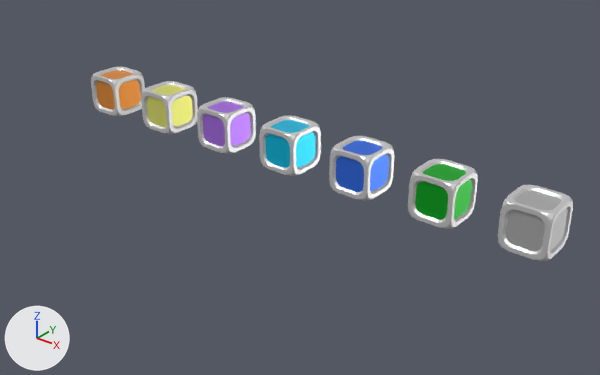
What one commit did to the FBX model Assets/_Visual/Models/Crates.fbx.
Both versions are drawn from a camera (50 mm lens) standing at (5.23, -13.67, 7.48) and looking at (-5.16, -0.69, -0.57). The axes (+X, +Y, +Z) are drawn at lower left. The lights are the same throughout.

In view in the first picture: 'advancedCrate', 'industrialCrate', 'legendaryCrate', 'masteryCrate', 'rareCrate', 'regularCrate', 'uniqueCrate'.
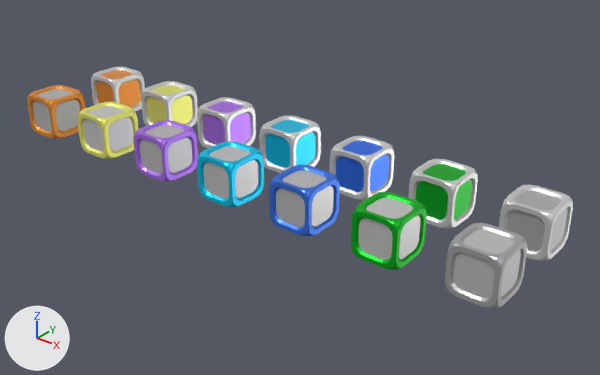
Where the change shows, as pixel boxes [x1, y1, x2, y2] in the pictures (600 x 375 px):
'regularCrate_frame', added
    after: [445, 223, 527, 309]
'advancedCrate_frame', added
    after: [351, 192, 427, 270]
'industrialCrate_frame', added
    after: [269, 165, 340, 236]
'rareCrate_frame', added
    after: [197, 141, 264, 207]
'masteryCrate_frame', added
    after: [134, 120, 198, 182]
'uniqueCrate_frame', added
    after: [78, 102, 139, 159]
'legendaryCrate_frame', added
    after: [27, 85, 85, 139]

Diff of the bpy script that builds the scene:
```diff
--- a/Assets/_Visual/Models/Crates.fbx.py
+++ b/Assets/_Visual/Models/Crates.fbx.py
@@ me_cube_009 @@
+me_cube_009.from_pydata(...)  # 288 vertices, 254 faces; spans x -0.5..0.5, y -0.5..0.5, z -0.5..0.5
+me_cube_009.materials.append(mat_material)
@@ me_cube_011 @@
+me_cube_011.from_pydata(...)  # 288 vertices, 254 faces; spans x -0.5..0.5, y -0.5..0.5, z -0.5..0.5
+me_cube_011.materials.append(mat_material)
@@ me_cube_013 @@
+me_cube_013.from_pydata(...)  # 288 vertices, 254 faces; spans x -0.5..0.5, y -0.5..0.5, z -0.5..0.5
+me_cube_013.materials.append(mat_material)
@@ me_cube_008 @@
+me_cube_008.from_pydata(...)  # 288 vertices, 254 faces; spans x -0.5..0.5, y -0.5..0.5, z -0.5..0.5
+me_cube_008.materials.append(mat_material)
@@ me_cube_007 @@
+me_cube_007.from_pydata(...)  # 288 vertices, 254 faces; spans x -0.5..0.5, y -0.5..0.5, z -0.5..0.5
+me_cube_007.materials.append(mat_material)
@@ me_cube_010 @@
+me_cube_010.from_pydata(...)  # 288 vertices, 254 faces; spans x -0.5..0.5, y -0.5..0.5, z -0.5..0.5
+me_cube_010.materials.append(mat_material)
@@ me_cube_012 @@
+me_cube_012.from_pydata(...)  # 288 vertices, 254 faces; spans x -0.5..0.5, y -0.5..0.5, z -0.5..0.5
+me_cube_012.materials.append(mat_material)
@@ ob_rarecrate_frame @@
+ob_rarecrate_frame = bpy.data.objects.new('rareCrate_frame', me_cube_009)
+ob_rarecrate_frame.location = (-6.0, -2.0, 0.0)
@@ ob_masterycrate_frame @@
+ob_masterycrate_frame = bpy.data.objects.new('masteryCrate_frame', me_cube_011)
+ob_masterycrate_frame.location = (-8.0, -2.0, 0.0)
@@ ob_legendarycrate_frame @@
+ob_legendarycrate_frame = bpy.data.objects.new('legendaryCrate_frame', me_cube_013)
+ob_legendarycrate_frame.location = (-12.0, -2.0, 0.0)
@@ ob_advancedcrate_frame @@
+ob_advancedcrate_frame = bpy.data.objects.new('advancedCrate_frame', me_cube_008)
+ob_advancedcrate_frame.location = (-2.0, -2.0, 0.0)
@@ ob_regularcrate_frame @@
+ob_regularcrate_frame = bpy.data.objects.new('regularCrate_frame', me_cube_007)
+ob_regularcrate_frame.location = (0.0, -2.0, 0.0)
@@ ob_industrialcrate_frame @@
+ob_industrialcrate_frame = bpy.data.objects.new('industrialCrate_frame', me_cube_010)
+ob_industrialcrate_frame.location = (-4.0, -2.0, 0.0)
@@ ob_uniquecrate_frame @@
+ob_uniquecrate_frame = bpy.data.objects.new('uniqueCrate_frame', me_cube_012)
+ob_uniquecrate_frame.location = (-10.0, -2.0, 0.0)
```
